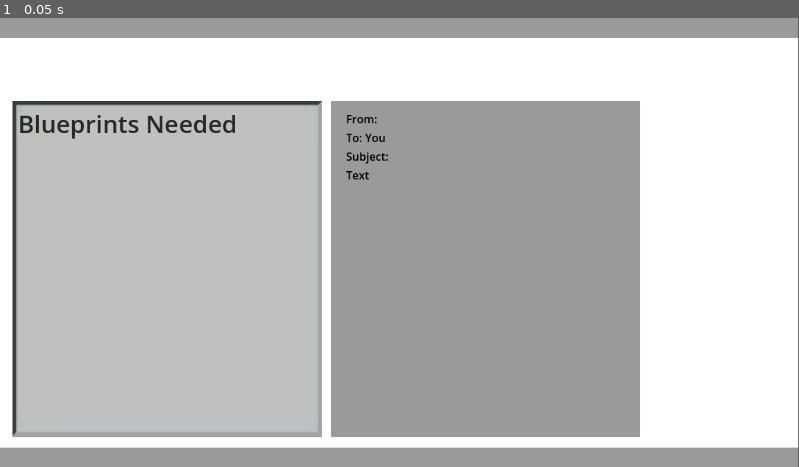
Above: before the commit, frame 1.
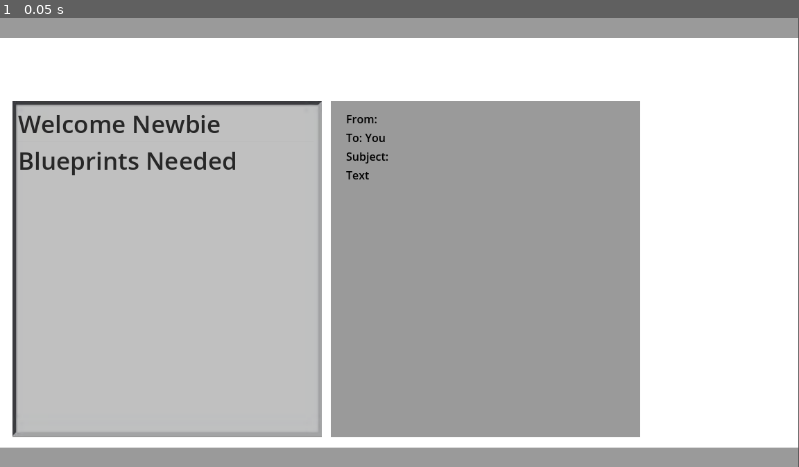
Above: after the commit, the same moment.

Repository: SeanGreeley/2025-Chillennium-Drury
Game: Godot game, scene res://scenes/GameMain.tscn
The game is run twice, just before and just after one commit, with the same random seed, the same clock (stepped at 60 frames per second) and the same inputs. The project has no main scene, so this scene is started directly.
Inputs:
- Up to frame 1 (0.05 s): no input

The runs differ from the first frame. In frame 1, 1.0% of the frame differs, in the area x 2-30%, y 21-36%.

Commit message:
Emails pop up on left side

Diff:
--- a/scripts/EmailController.gd
+++ b/scripts/EmailController.gd
@@ -1,21 +1,23 @@
 extends Control
-
-var Opener = {"Welcome Newbie":{"name":"Stephen Careers", "text":"Hello World", "links":null}}
 var mail = Global.emails
-var mailSize = Global.emailSize
-var random_key = mail.keys()[randi() % mailSize]
+var mailSize = Global.emailSize - 1
+var random_key = mail.keys()[randi() % mailSize + 1]
 
 # Called when the node enters the scene tree for the first time.
 func _ready() -> void:
-	#$ItemList.add_item(Opener.("Welcome Newbie"))
+	$ItemList.connect("item_clicked", _openMail)
+	$ItemList.add_item(mail.keys()[0])
 	$ItemList.add_item(random_key)
-	#$ItemList.add_item(mail)
-	#$ItemList.add_item("WHO DOESN'T LOVE MONEY?")
 
 
 # Called every frame. 'delta' is the elapsed time since the previous frame.
-func _process(delta: float) -> void:
+func _process(_delta: float) -> void:
 	pass
 
-func _openMail():
-	$VBoxContainer/Subject.text = mail[$ItemList.get_item_text()]["name"]
+func _openMail(index, _vector2, _mouse_index):
+	var clickIndex = str($ItemList.get_item_text(index))
+	var clickedMail = mail[clickIndex]
+	$VBoxContainer/From.text = "From: %s" % clickedMail["from"]
+	$VBoxContainer/Subject.text = "Subject: %s" % clickIndex
+	$VBoxContainer/Text.text = clickedMail["text"]
+	$VBoxContainer/Links.text = clickedMail["links"]
--- a/scripts/Global.gd
+++ b/scripts/Global.gd
@@ -1,10 +1,11 @@
 extends Node
 #Email formats follow this format:
 # Key:{list of items}
-# subject:{fromName, text, links}
+# subject:{from, text, links}
 var emails = {
-	"Blueprints Needed":{"name":"Winston Digs", "text":"Bathroom", "links":null},
-	"Sick Today":{"name":"Katherine McGill", "text":"Sickness", "links":null},
-	"WHO DOESN'T LOVE MONEY?":{"name":"Richie Rich", "text":"Scammer get Scammed", "links":null}
+	"Welcome Newbie":{"from":"Stephen Careers", "text":"Hello World", "links":" "},
+	"Blueprints Needed":{"from":"Winston Digs", "text":"Bathroom", "links":" "},
+	"Sick Today":{"from":"Katherine McGill", "text":"Sickness", "links":" "},
+	"WHO DOESN'T LOVE MONEY?":{"from":"Richie Rich", "text":"Scammer get Scammed", "links":" "}
 }
 var emailSize = emails.size()
